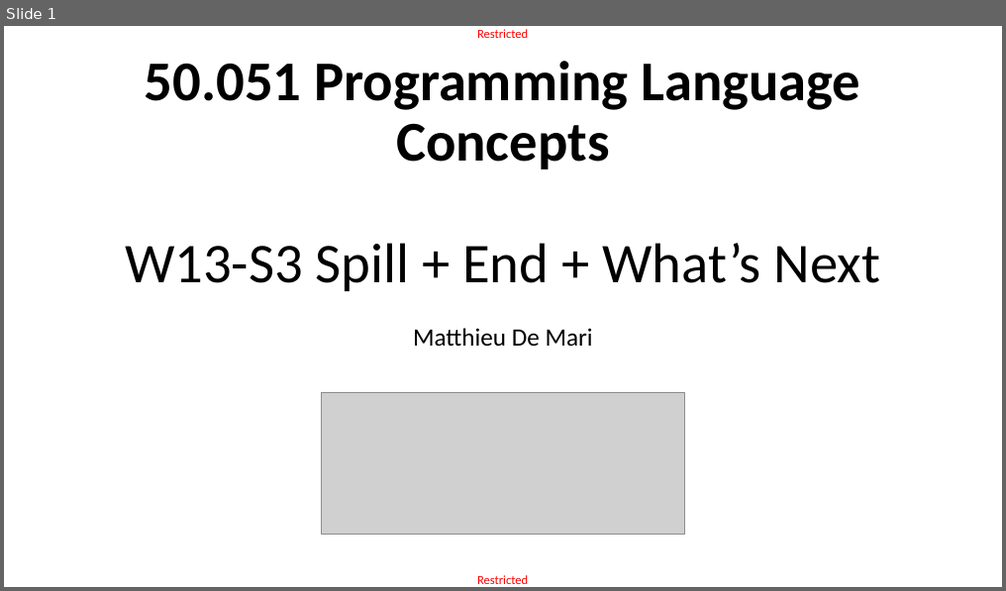
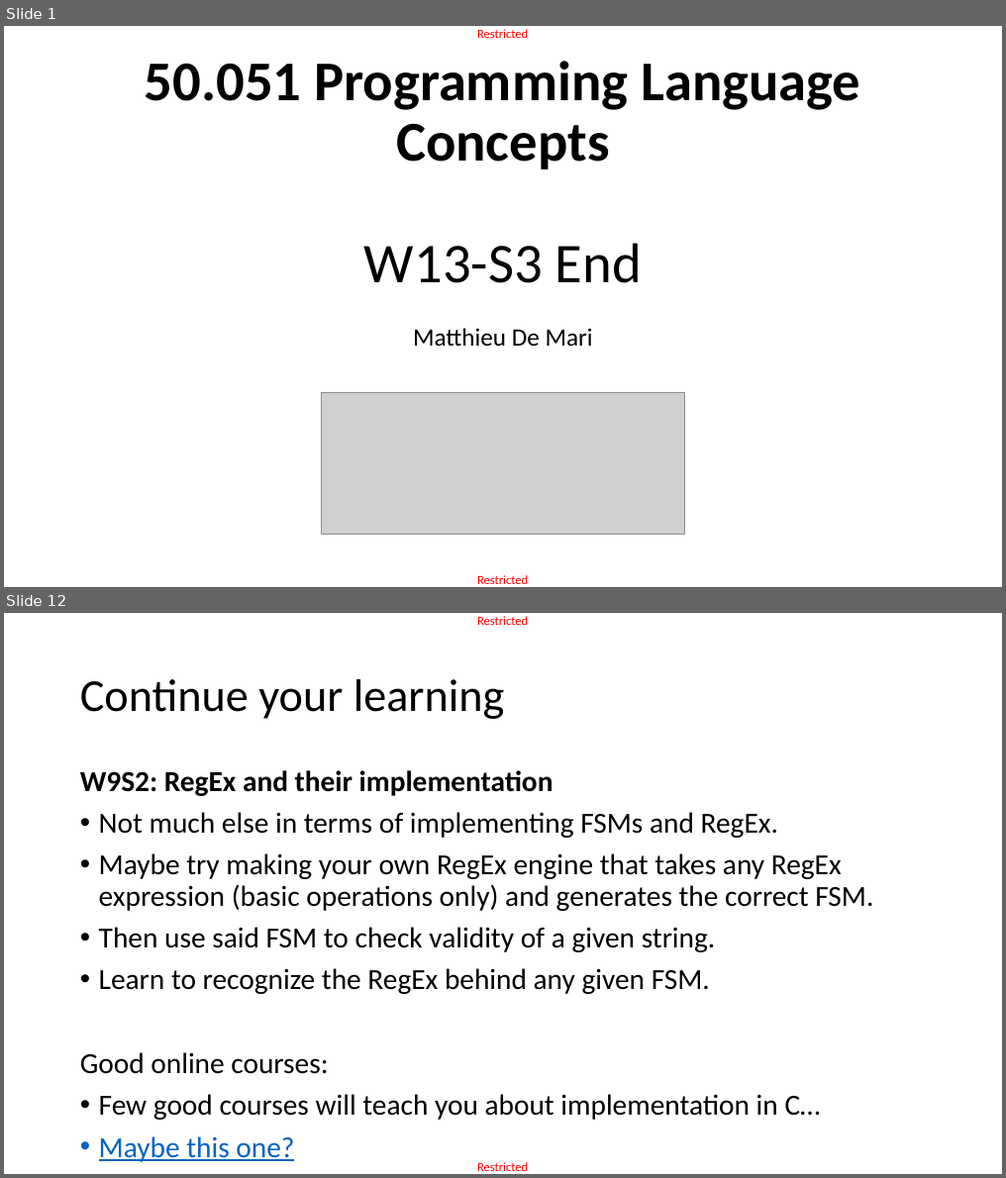
Before and after one commit to matthieudemari/SUTD_PLC_50_051, a slide deck: W13/W13S3/W13S3.pptx. Shown one above the other, each under a label of ours: slide 1 before the commit, slides 1 and 12 after it; the slides between them are not shown. The pictures are 1006x591 and 1006x1178 pixels, drawn with LibreOffice and Linux fonts; fonts in the diff are those of the drawing; grey boxes stand for pictures. Boxes give left, top, right and bottom in pixels: in the first picture for what was removed or moved away, otherwise in the second. Text is boxed around its words. In the diff, an @@ line names an element or a change of style, - is before the commit and + after.

```diff
--- a/W13/W13S3/W13S3.pptx
+++ b/W13/W13S3/W13S3.pptx
@@ slide 12 added at (4,613,1002,1174), background #FFFFFF; not listed: 2 template elements that a slide beside it also shows @@
@@ title added at (80,679,505,719), 44 pt, text #000000 @@
+Continue your learning
@@ text added at (80,770,873,1162), 28 pt, text #000000 @@
+W9S2: RegEx and their implementation
+• Not much else in terms of implementing FSMs and RegEx.
+• Maybe try making your own RegEx engine that takes any RegEx expression (basic operations only) and generates the correct FSM.
+• Then use said FSM to check validity of a given string.
+• Learn to recognize the RegEx behind any given FSM.
+Good online courses:
+• Few good courses will teach you about implementation in C…
+• Maybe this one?
@@ slide 1 changed as well @@
@@ title at (145,61,860,283): text changed @@
-50.051 Programming Language Concepts
-W13-S3 Spill + End + What’s Next
+50.051 Programming Language Concepts
+W13-S3 End
```
Also in this commit, not shown: 24 other slides added, 54 other files.
